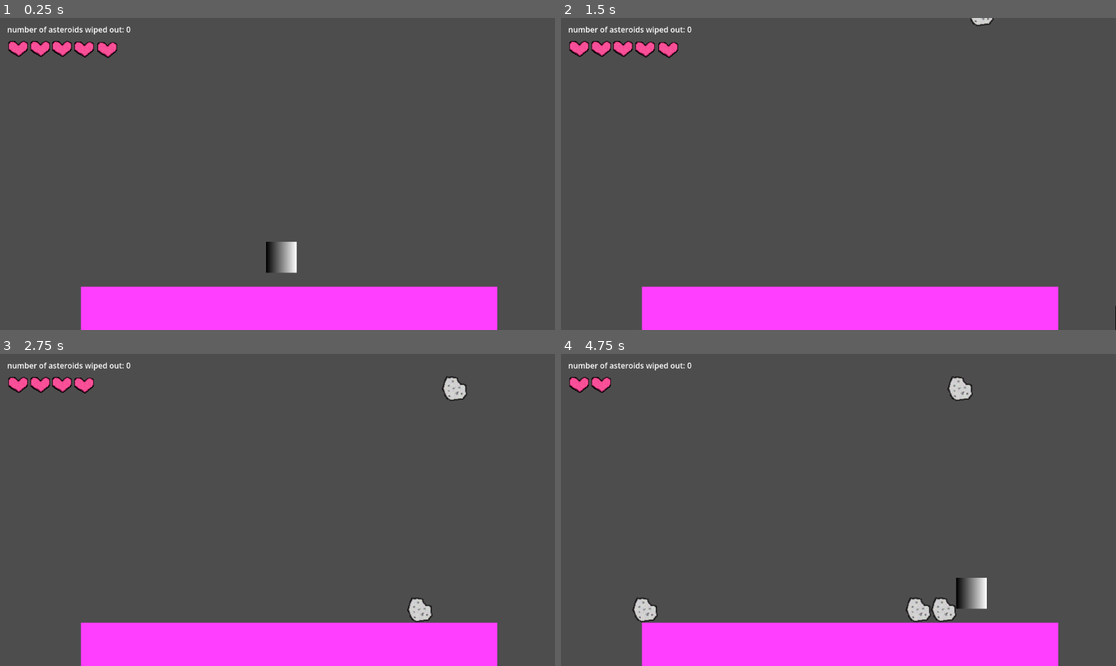
Above: before the commit, frames 1-4 (two rows, left to right).
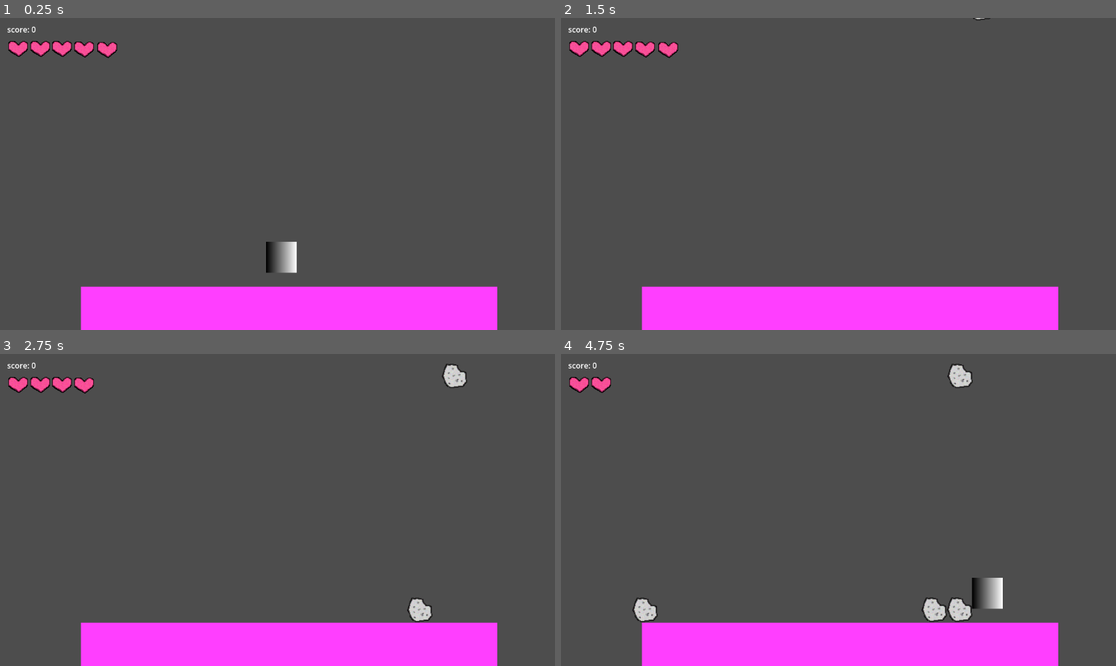
Above: after the commit, the same moments.

Repository: tiredkangaroo/hgvfdrtyhjnbvcfdrtgh
Game: Godot game, scene res://game.tscn
Two runs of this game, one before a commit and one after it. Both use one fixed random seed, a clock stepped at 60 frames per second and the inputs below.
Inputs (mouse positions are in pixels of both pictures, inside the frame that each line leads up to):
- Up to frame 1 (0.25 s): no input
- Up to frame 2 (1.5 s): tap Enter at 0.5 s; move the mouse to (960, 158) at 0.52 s; hold Right (ui_right) 0.53-1.28 s; tap Alt at 0.6 s; click (960, 158) at 0.67 s; move the mouse to (727, 189) at 1.27 s; hold Down (ui_down) from 1.28 s (still down); tap Shift at 1.35 s
- Up to frame 3 (2.75 s): move the mouse to (333, 441) at 2.02 s; release Down (ui_down) at 2.03 s; hold Right (ui_right) from 2.03 s (still down); tap Alt at 2.1 s
- Up to frame 4 (4.75 s): move the mouse to (810, 572) at 2.77 s; release Right (ui_right) at 2.78 s; hold Up (ui_up) 2.78-3.53 s; tap Shift at 2.85, 4.35 s; click (810, 572) at 2.92 s; move the mouse to (1005, 556) at 3.52 s; hold Left (ui_left) from 3.53 s (still down); tap Alt at 3.6 s; move the mouse to (672, 463) at 4.27 s

The runs differ from the first frame. In frame 1, 0.2% of the frame differs, in the area x 1-24%, y 2-6%; in frame 2, 0.3%; in frame 3, 0.6%; in frame 4, 2.0%, in the area x 1-80%, y 2-86%.

Commit message:
added scene schange and game over + score

Diff:
--- a/asteroid.gd
+++ b/asteroid.gd
@@ -11,6 +11,9 @@
 # Called every frame. 'delta' is the elapsed time since the previous frame.
 func _process(delta: float) -> void:
 	# continously go down
-	if position.y > 900:
-		get_parent().remove_child(self)
+	var p = get_parent()
+	if p.position.y > 900:
+		p.get_parent().score += 1;
+		p.get_parent().update_score();
+		queue_free()
 		print("by by i go die now")
--- a/asteroid.tscn
+++ b/asteroid.tscn
@@ -8,7 +8,7 @@
 
 [node name="asteroid" type="RigidBody2D" unique_id=1151907015]
 position = Vector2(1, 2)
-gravity_scale = 0.551
+gravity_scale = 0.451
 contact_monitor = true
 max_contacts_reported = 4
 
--- /dev/null
+++ b/button.gd
@@ -0,0 +1,15 @@
+extends Button
+
+
+# Called when the node enters the scene tree for the first time.
+func _ready() -> void:
+	pass # Replace with function body.
+
+
+# Called every frame. 'delta' is the elapsed time since the previous frame.
+func _process(delta: float) -> void:
+	pass
+
+
+func _on_pressed() -> void:
+	get_tree().change_scene_to_file("res://game.tscn")
--- a/game.gd
+++ b/game.gd
@@ -2,6 +2,7 @@
 
 var asteroid = preload("res://asteroid.tscn")
 var hearts = 5
+var score = 0
 
 # Called when the node enters the scene tree for the first time.
 func _ready() -> void:
@@ -24,17 +25,22 @@
 	get_node("Timer").start()
 
 func update_hearts():
+	if hearts == 0:
+		get_tree().change_scene_to_file("res://game_over.tscn")
+		return
 	for i in range(5):
+
 		var heart: Sprite2D = get_node("Heart%d" % (i + 1))
 		heart.visible = false
 	for i in range(hearts):
 		var heart: Sprite2D = get_node("Heart%d" % (i+1))
 		heart.visible = true
 
-
+func update_score():
+	var label: Label = get_node("Label")
+	label.text = "score: %d" % score
 
 func _on_area_2d_body_entered(body: Node2D) -> void:
-	print("yo", body.name)
 	if body.is_in_group("asteroids"):
 		hearts -= 1
 		update_hearts()
--- a/game.tscn
+++ b/game.tscn
@@ -62,7 +62,7 @@
 offset_top = 12.0
 offset_right = 272.0
 offset_bottom = 35.0
-text = "number of asteroids wiped out: 0"
+text = "score: 0"
 
 [node name="Heart1" type="Sprite2D" parent="." unique_id=1345483823]
 position = Vector2(38, 70)
--- /dev/null
+++ b/game_over.tscn
@@ -0,0 +1,25 @@
+[gd_scene format=3 uid="uid://qbwjvkgl1o3o"]
+
+[ext_resource type="Script" uid="uid://e0xsgnxrsy01" path="res://button.gd" id="1_y26ei"]
+
+[node name="Node2D" type="Node2D" unique_id=1780668736]
+
+[node name="Label" type="Label" parent="." unique_id=2129870860]
+offset_left = 116.00001
+offset_top = 49.000004
+offset_right = 548.0
+offset_bottom = 216.0
+scale = Vector2(10.58, 10.58)
+text = "game over"
+
+[node name="Button" type="Button" parent="." unique_id=449539795]
+offset_left = 297.0
+offset_top = 349.00003
+offset_right = 460.25
+offset_bottom = 401.00003
+scale = Vector2(3.2, 3.2)
+theme_override_font_sizes/font_size = 31
+text = "play again"
+script = ExtResource("1_y26ei")
+
+[connection signal="pressed" from="Button" to="Button" method="_on_pressed"]
--- a/player.gd
+++ b/player.gd
@@ -1,6 +1,6 @@
 extends RigidBody2D
 
-var speed = 800
+var speed = 900
 
 # Called when the node enters the scene tree for the first time.
 func _ready() -> void:
Not shown, added: button.gd.uid
